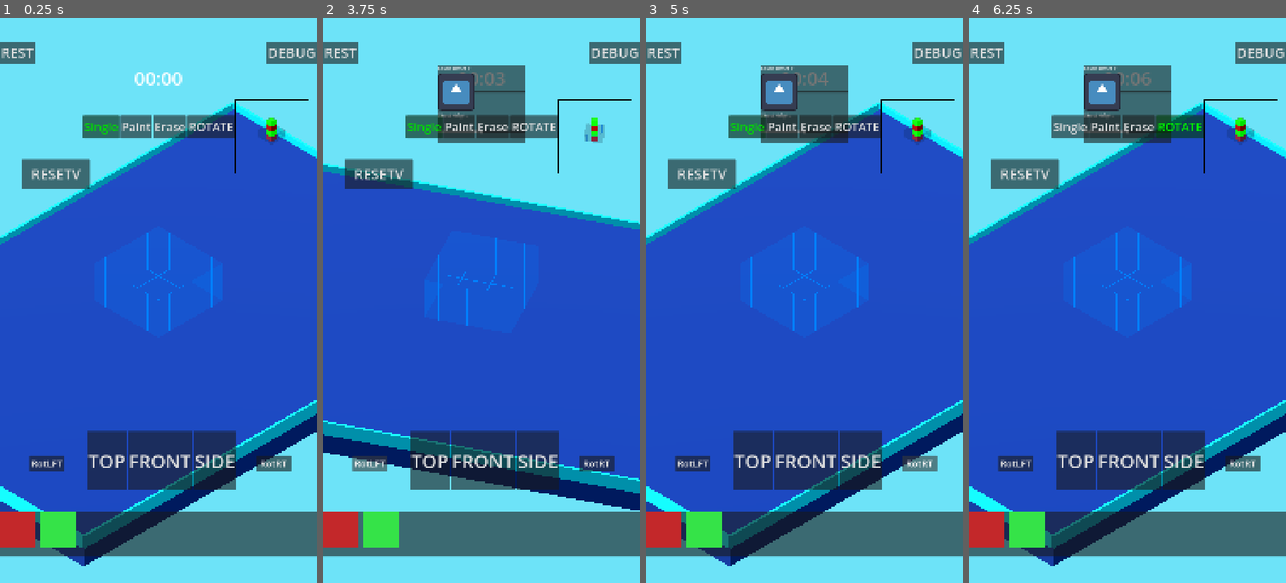
Above: before the commit, frames 1-4 (left to right).
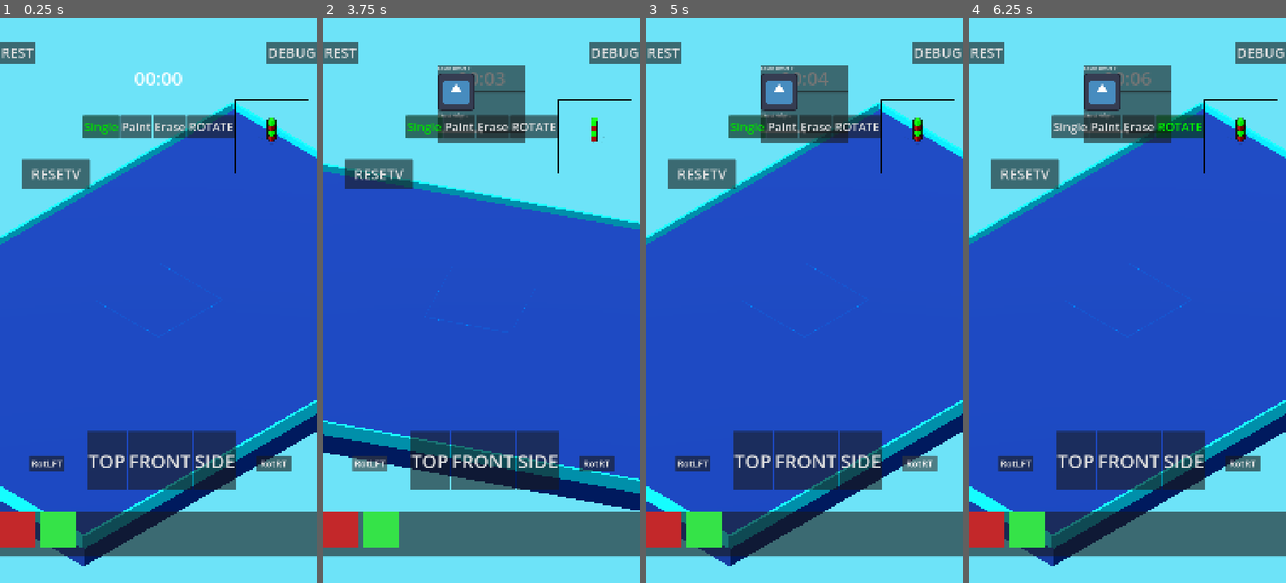
Above: after the commit, the same moments.

Repository: shivdulipati/historical-voxel-builder
Game: Godot game, scene res://main.tscn
Same seed, same stepped clock (60 frames per second), same inputs: the game is played once before the commit and once after it. The engine's default icon, where the game draws it, is replaced by a stand-in: a white triangle on a blue panel in a dark square.
Inputs:
- Up to frame 1 (0.25 s): no input
- Up to frame 2 (3.75 s): click "REST" at 0.5 s; click "Single" at 1.25 s; click "Single" at 2 s; click "DEBUG" at 2.75 s; click "RotLFT" at 3.5 s
- Up to frame 3 (5 s): click "RotRT" at 4.25 s
- Up to frame 4 (6.25 s): click "Paint" at 5 s; click "ROTATE" at 5.75 s

The runs differ from the first frame. In frame 1, 0.5% of the frame differs, in the area x 32-90%, y 17-56%; in frame 2, 0.4%; in frame 3, 0.5%; in frame 4, 0.5%.

Commit message:
End of Day

Diff:
--- /dev/null
+++ b/new-game-project/block.gdshader
@@ -0,0 +1,24 @@
+shader_type spatial;
+render_mode blend_mix, depth_draw_opaque, cull_back;
+
+uniform vec4 albedo_color : source_color = vec4(1.0);
+uniform float alpha : hint_range(0.0, 1.0) = 1.0;
+uniform float edge_thickness = 0.04;
+uniform vec4 edge_color : source_color = vec4(0.0, 0.0, 0.0, 1.0);
+
+varying vec3 local_pos;
+
+void vertex() {
+	local_pos = VERTEX;
+}
+
+void fragment() {
+	vec3 dist = abs(local_pos);
+	vec3 edges = step(0.5 - edge_thickness, dist);
+
+	// An edge occurs where 2 or more axes are near the 0.5 boundary
+	float edge_mask = max(max(edges.x * edges.y, edges.x * edges.z), edges.y * edges.z);
+
+	ALBEDO = mix(albedo_color.rgb, edge_color.rgb, edge_mask);
+	ALPHA = alpha;
+}
--- a/new-game-project/draggable_object.gd
+++ b/new-game-project/draggable_object.gd
@@ -19,8 +19,7 @@
 const FLOOR_Y: float = 0.5
 
 var _mesh: MeshInstance3D
-var _material: StandardMaterial3D
-var _outline_mat: Material
+var _material: ShaderMaterial
 
 ## Ghost indicator that slides on the floor while the object floats above it.
 @onready var _drop_indicator: MeshInstance3D = $DropIndicator
@@ -51,6 +50,7 @@
 
 ## Color identifier used for win-condition matching against the target puzzle.
 var block_color_name: String = ""
+var block_color: Color = Color.WHITE
 
 
 func _ready() -> void:
@@ -59,10 +59,9 @@
 
 	_mesh = get_node("MeshInstance3D") as MeshInstance3D
 	if _mesh:
-		# Duplicate so each instance owns its own material copy.
-		_material = _mesh.get_active_material(0).duplicate() as StandardMaterial3D
+		_material = ShaderMaterial.new()
+		_material.shader = load("res://block.gdshader")
 		_mesh.set_surface_override_material(0, _material)
-		_outline_mat = _material.next_pass
 
 
 func _input(event: InputEvent) -> void:
@@ -177,7 +176,8 @@
 func set_block_color(new_color: Color, color_name: String = "") -> void:
 	if _material == null:
 		return
-	_material.albedo_color = new_color
+	_material.set_shader_parameter("albedo_color", new_color)
+	block_color = new_color
 	if color_name != "":
 		block_color_name = color_name
 
@@ -268,22 +268,18 @@
 	if _material == null:
 		return
 
-	# Hide the outline while translucent
-	if target_alpha < 1.0:
-		_material.next_pass = null
-		_material.transparency = BaseMaterial3D.TRANSPARENCY_ALPHA
+	var current_alpha: float = 1.0
+	var val = _material.get_shader_parameter("alpha")
+	if val != null:
+		current_alpha = float(val)
 
 	var t = get_tree().create_tween()
-	t.tween_property(_material, "albedo_color:a", target_alpha, 0.15)\
-	 .set_trans(Tween.TRANS_SINE)\
-	 .set_ease(Tween.EASE_OUT)
-
-	# Restore the outline when fully opaque
-	if target_alpha >= 1.0:
-		t.tween_callback(func():
-			_material.transparency = BaseMaterial3D.TRANSPARENCY_DISABLED
-			_material.next_pass = _outline_mat
-		)
+	t.tween_method(
+		func(a: float): _material.set_shader_parameter("alpha", a),
+		current_alpha,
+		target_alpha,
+		0.15
+	).set_trans(Tween.TRANS_SINE).set_ease(Tween.EASE_OUT)
 
 
 func _physics_process(delta: float) -> void:
@@ -337,7 +333,7 @@
 					if last_hover_pos.x != 999: # Skip the very first initial pickup frame
 						var main_scene = get_tree().current_scene
 						if abs(last_hover_pos.x) <= (main_scene.limit_x + 0.1) and abs(last_hover_pos.z) <= (main_scene.limit_z + 0.1) and last_hover_pos.y <= main_scene.limit_y:
-							main_scene.paint_block_at(last_hover_pos, block_color_name, _material.albedo_color)
+							main_scene.paint_block_at(last_hover_pos, block_color_name, block_color)
 					last_hover_pos = target_ghost_pos
 
 			var push_vector = (target_pos + effective_offset - global_position) / delta
--- a/new-game-project/draggable_object.tscn
+++ b/new-game-project/draggable_object.tscn
@@ -2,7 +2,6 @@
 
 [ext_resource type="Script" uid="uid://bkacm3icayaa6" path="res://draggable_object.gd" id="1_s0tg5"]
 [ext_resource type="AudioStream" uid="uid://b07pftecudbdt" path="res://click3.ogg" id="2_88eo7"]
-[ext_resource type="Shader" uid="uid://bri02xyg2hxn0" path="res://grid_box.gdshader" id="2_m24kv"]
 
 [sub_resource type="BoxMesh" id="BoxMesh_1bvp3"]
 
@@ -22,12 +21,9 @@
 
 [sub_resource type="BoxMesh" id="BoxMesh_7mycd"]
 
-[sub_resource type="ShaderMaterial" id="ShaderMaterial_el065"]
-render_priority = 0
-shader = ExtResource("2_m24kv")
-shader_parameter/grid_color = Color(0, 0.5, 1, 1)
-shader_parameter/line_thickness = 0.02000000095
-shader_parameter/floor_opacity = 0.2
+[sub_resource type="StandardMaterial3D" id="StandardMaterial3D_88eo7"]
+transparency = 1
+albedo_color = Color(1, 1, 1, 0.39215687)
 
 [node name="Box" type="RigidBody3D" unique_id=845027019]
 collision_layer = 2
@@ -53,7 +49,7 @@
 visible = false
 cast_shadow = 0
 mesh = SubResource("BoxMesh_7mycd")
-surface_material_override/0 = SubResource("ShaderMaterial_el065")
+surface_material_override/0 = SubResource("StandardMaterial3D_88eo7")
 
 [node name="AudioStreamPlayer" type="AudioStreamPlayer3D" parent="." unique_id=1685561404]
 stream = ExtResource("2_88eo7")
--- a/new-game-project/grid_box.gdshader
+++ b/new-game-project/grid_box.gdshader
@@ -2,8 +2,9 @@
 render_mode blend_mix, depth_draw_always, cull_disabled, unshaded;
 
 uniform vec4 grid_color : source_color = vec4(0.0, 0.5, 1.0, 1.0);
-uniform float line_thickness = 0.03;
+uniform float line_thickness = 0.04;
 uniform float floor_opacity = 0.2;
+uniform float box_height = 1.0;
 
 varying vec3 local_pos;
 
@@ -12,16 +13,19 @@
 }
 
 void fragment() {
-	// Erase the walls and ceiling entirely. Only the bottom face renders.
-	if (local_pos.y > -0.49) {
-		discard;
+	// Mathematically isolate the bottom face of the box
+	float bottom_y = -(box_height / 2.0);
+	float is_bottom = 0.0;
+	if (local_pos.y < bottom_y + 0.05) {
+		is_bottom = 1.0;
 	}
 
-	// Calculate the 2D grid strictly on the XZ floor plane
+	// 2D grid strictly on the XZ floor plane
 	vec2 grid = abs(fract(local_pos.xz + 0.5) - 0.5);
 	vec2 lines = step(grid, vec2(line_thickness));
 	float grid_mask = max(lines.x, lines.y);
 
 	ALBEDO = grid_color.rgb;
-	ALPHA = max(grid_mask, floor_opacity) * grid_color.a;
+	// The walls disappear because is_bottom is 0.0 everywhere except the floor
+	ALPHA = max(grid_mask, floor_opacity) * grid_color.a * is_bottom;
 }
--- a/new-game-project/main.gd
+++ b/new-game-project/main.gd
@@ -288,9 +288,9 @@
 	_grid_mesh.position.y = dim_y / 2.0
 
 	# --- Update grid shader to keep line density proportional to grid size ---
-	_grid_mesh.get_active_material(0).set_shader_parameter(
-		"line_thickness", 0.06 / dim_x
-	)
+	var grid_mat = _grid_mesh.get_active_material(0)
+	grid_mat.set_shader_parameter("line_thickness", 0.06 / dim_x)
+	grid_mat.set_shader_parameter("box_height", float(dim_y))
 
 	# --- Clear live blocks and reset state ---
 	var tree = get_tree()
@@ -335,15 +335,17 @@
 	for grid_pos: Vector3 in target_puzzle:
 		var color_name: String = target_puzzle[grid_pos]
 
-		var mat := StandardMaterial3D.new()
+		var mat := ShaderMaterial.new()
+		mat.shader = load("res://block.gdshader")
+		var c := Color.MAGENTA
 		match color_name:
-			"Red":    mat.albedo_color = Color.RED
-			"Blue":   mat.albedo_color = Color.BLUE
-			"Green":  mat.albedo_color = Color.GREEN
-			"Yellow": mat.albedo_color = Color.YELLOW
-			"Orange": mat.albedo_color = Color.ORANGE
-			"White":  mat.albedo_color = Color.WHITE
-			_:        mat.albedo_color = Color.MAGENTA
+			"Red":    c = Color.RED
+			"Blue":   c = Color.BLUE
+			"Green":  c = Color.GREEN
+			"Yellow": c = Color.YELLOW
+			"Orange": c = Color.ORANGE
+			"White":  c = Color.WHITE
+		mat.set_shader_parameter("albedo_color", c)
 
 		var box := BoxMesh.new()
 		box.size = Vector3(1.0, 1.0, 1.0)
Not shown, added: new-game-project/block.gdshader.uid
